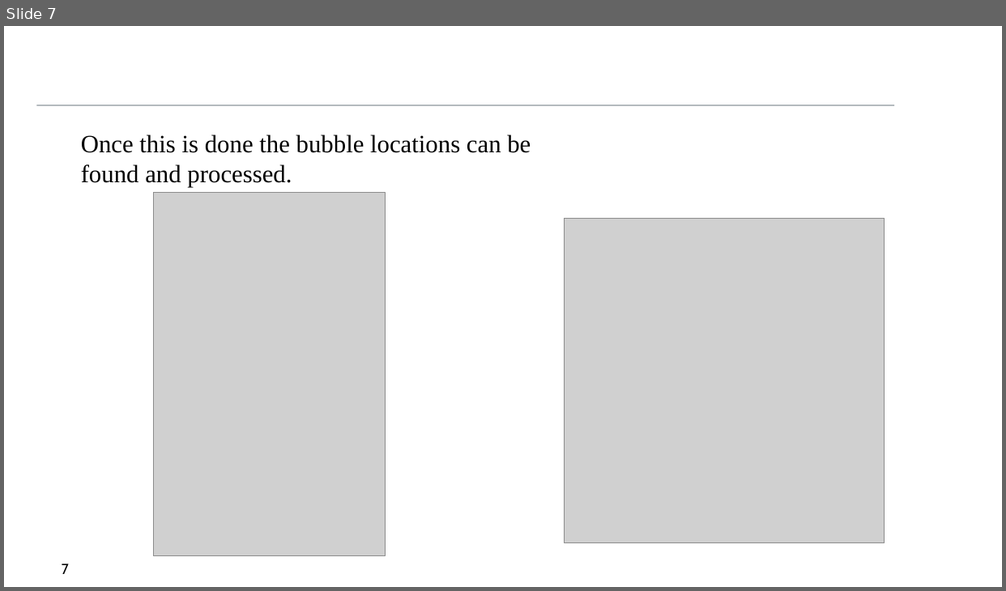
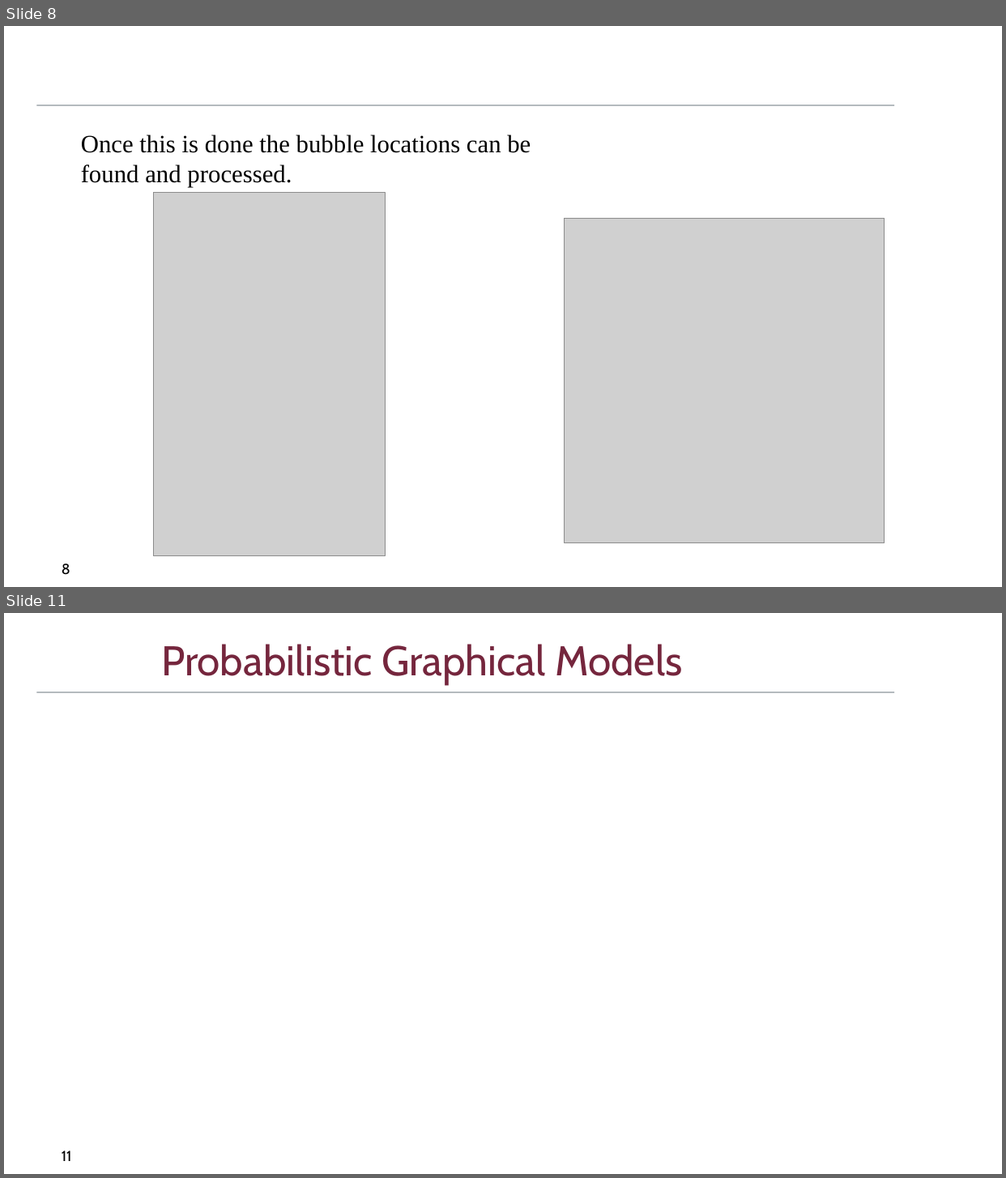
Before and after one commit to DriesSmit/SkripsieReport, a slide deck: OralExamination/SkripsieOral_APSmit.pptx. Shown one above the other, each under a label of ours: slide 7 before the commit, slides 8 and 11 after it; the slides between them are not shown. The pictures are 1006x591 and 1006x1178 pixels, drawn with LibreOffice and Linux fonts; fonts in the diff are those of the drawing; grey boxes stand for pictures; background and template pictures are left out. Boxes give left, top, right and bottom in pixels: in the first picture for what was removed or moved away, otherwise in the second. Text is boxed around its words. In the diff, an @@ line names an element or a change of style, - is before the commit and + after.

```diff
--- a/OralExamination/SkripsieOral_APSmit.pptx
+++ b/OralExamination/SkripsieOral_APSmit.pptx
@@ slide 11 added at box(4, 613, 1002, 1174), background #FFFFFF; not listed: 1 template element that a slide beside it also shows @@
@@ title added at box(161, 644, 682, 684), 40 pt, text #75263D @@
+Probabilistic Graphical Models
@@ page number added at box(62, 1151, 72, 1161), 14 pt, text #000000 @@
+11
@@ what was slide 7 is now slide 8 @@
@@ page number at box(62, 564, 70, 575): text changed @@
-7
+8
```
Also in this commit, not shown: 1 slide changed, 3 other slides added.
